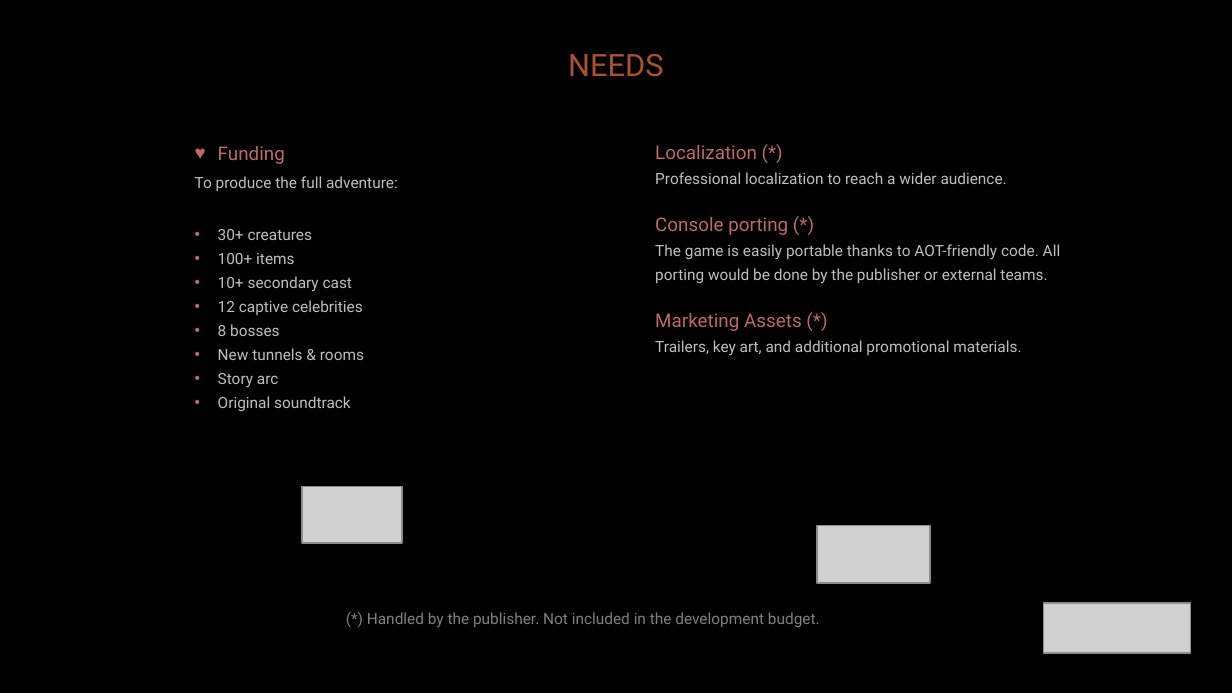
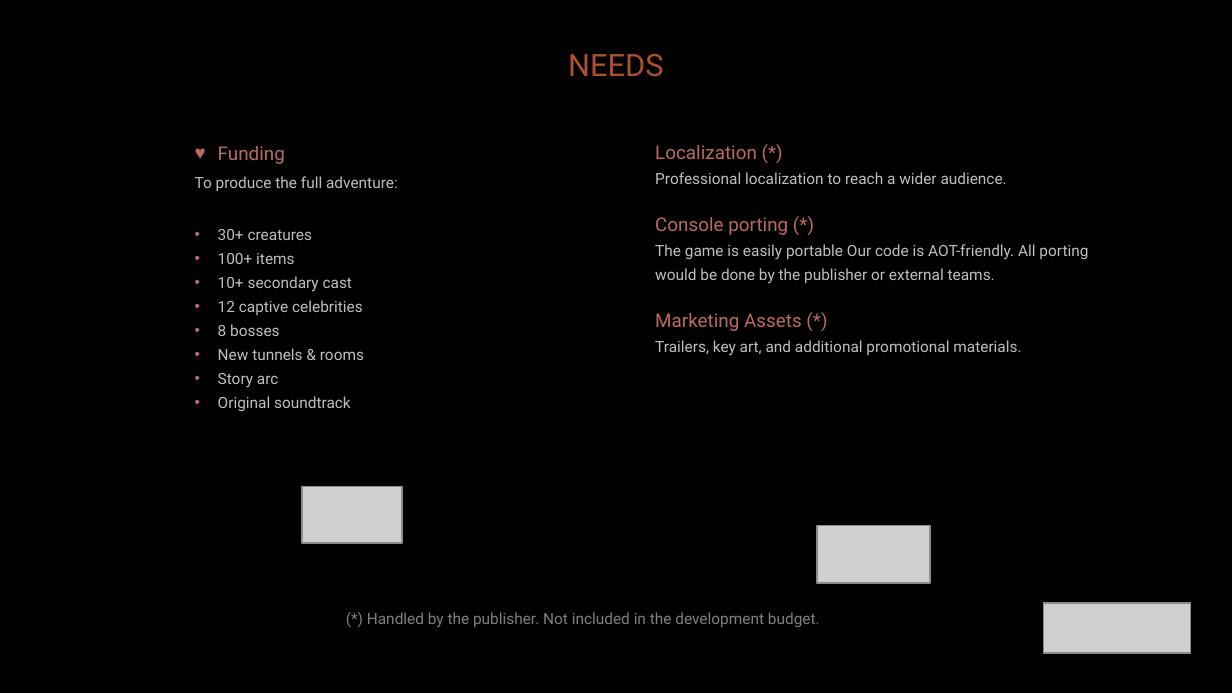
Before and after one commit to diegohcanepa/Remizione, a slide deck: slide 12 of Pitch Deck.pptx. Drawn at 1232x693 pixels with LibreOffice and Linux fonts; fonts in the diff are those of the drawing; grey boxes stand for pictures; background and template pictures are left out. Boxes give left, top, right and bottom in pixels: in the first picture for what was removed or moved away, otherwise in the second. Text is boxed around its words. In the diff, an @@ line names an element or a change of style, - is before the commit and + after.

```diff
--- a/Pitch Deck.pptx
+++ b/Pitch Deck.pptx
@@ text at (655,244,1088,283): text changed @@
-The game is easily portable thanks to AOT-friendly code. All porting would be done by the publisher or external teams.
+The game is easily portable Our code is AOT-friendly. All porting would be done by the publisher or external teams.
```
Also in this commit, not shown: 1 other slide changed, 12 other files.
